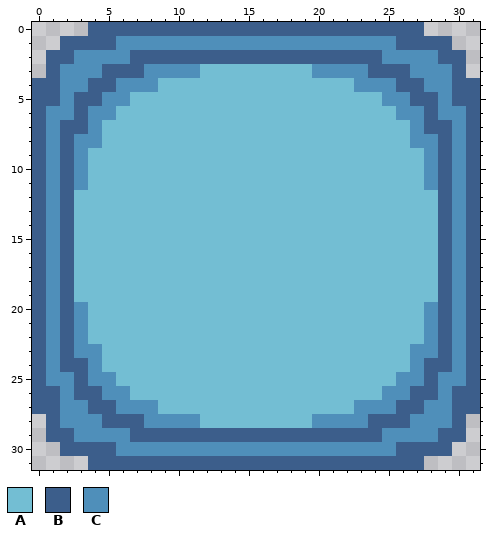
File history of a pixel-art file, Assets/Sprites/cell-blue.aseprite. Above is the file before it was changed.
32x32 pixels, 1 frame.
Palette (. is transparent): A #73bed3  B #3c5e8b  C #4f8fba
The same view after the edit:
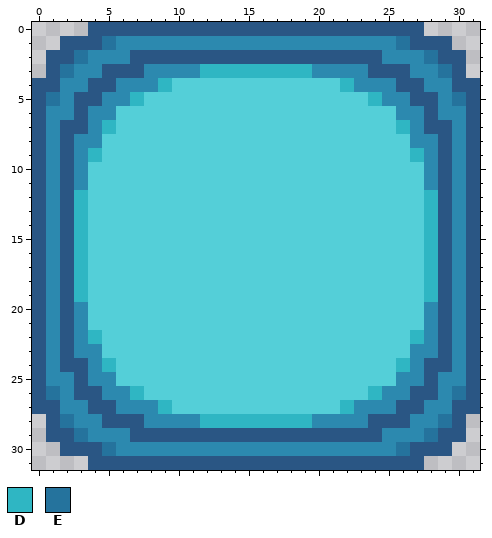
Colours new in this view: D #2fb6c3  E #25739d
The exact change:
{"colour":"A","old":"#73bed3","new":"#54cfd8"}
{"colour":"B","old":"#3c5e8b","new":"#2a5684"}
{"colour":"C","old":"#4f8fba","new":"#2c89af"}
{"where": "layer \"Layer 2\""}
{"y":1,"x":5,"old":"B","new":"E"}
{"y":1,"x":26,"old":"B","new":"E"}
{"y":2,"x":3,"old":"C","new":"E"}
{"y":2,"x":28,"old":"C","new":"E"}
{"y":3,"x":2,"old":"C","new":"E"}
{"y":3,"x":12,"old":"AAAAAAAA","new":"DDDDDDDD"}
{"y":3,"x":29,"old":"C","new":"E"}
{"y":4,"x":9,"old":"A","new":"D"}
{"y":4,"x":22,"old":"A","new":"D"}
{"y":5,"x":1,"old":"B","new":"E"}
{"y":5,"x":7,"old":"A","new":"D"}
{"y":5,"x":24,"old":"A","new":"D"}
{"y":5,"x":30,"old":"B","new":"E"}
{"y":7,"x":5,"old":"A","new":"D"}
{"y":7,"x":26,"old":"A","new":"D"}
{"y":9,"x":4,"old":"A","new":"D"}
{"y":9,"x":27,"old":"A","new":"D"}
{"y":12,"x":3,"old":"A","new":"D"}
{"y":12,"x":28,"old":"A","new":"D"}
{"y":13,"x":3,"old":"A","new":"D"}
{"y":13,"x":28,"old":"A","new":"D"}
{"y":14,"x":3,"old":"A","new":"D"}
{"y":14,"x":28,"old":"A","new":"D"}
{"y":15,"x":3,"old":"A","new":"D"}
{"y":15,"x":28,"old":"A","new":"D"}
{"y":16,"x":3,"old":"A","new":"D"}
{"y":16,"x":28,"old":"A","new":"D"}
{"y":17,"x":3,"old":"A","new":"D"}
{"y":17,"x":28,"old":"A","new":"D"}
{"y":18,"x":3,"old":"A","new":"D"}
{"y":18,"x":28,"old":"A","new":"D"}
{"y":19,"x":3,"old":"A","new":"D"}
{"y":19,"x":28,"old":"A","new":"D"}
{"y":22,"x":4,"old":"A","new":"D"}
{"y":22,"x":27,"old":"A","new":"D"}
{"y":24,"x":5,"old":"A","new":"D"}
{"y":24,"x":26,"old":"A","new":"D"}
{"y":26,"x":1,"old":"B","new":"E"}
{"y":26,"x":7,"old":"A","new":"D"}
{"y":26,"x":24,"old":"A","new":"D"}
{"y":26,"x":30,"old":"B","new":"E"}
{"y":27,"x":9,"old":"A","new":"D"}
{"y":27,"x":22,"old":"A","new":"D"}
{"y":28,"x":2,"old":"C","new":"E"}
{"y":28,"x":12,"old":"AAAAAAAA","new":"DDDDDDDD"}
{"y":28,"x":29,"old":"C","new":"E"}
{"y":29,"x":3,"old":"C","new":"E"}
{"y":29,"x":28,"old":"C","new":"E"}
{"y":30,"x":5,"old":"B","new":"E"}
{"y":30,"x":26,"old":"B","new":"E"}
{"label":"changed","picture_box":[32,22,480,470]}
